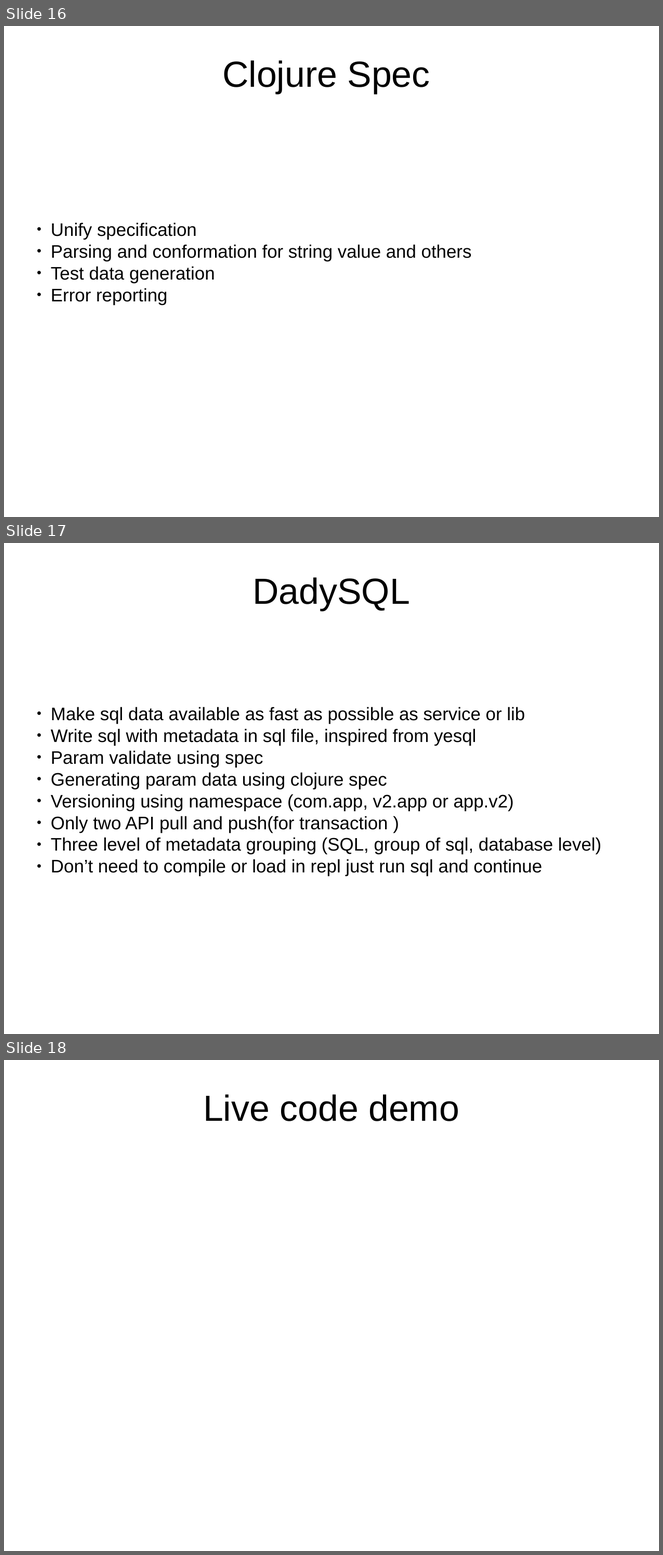
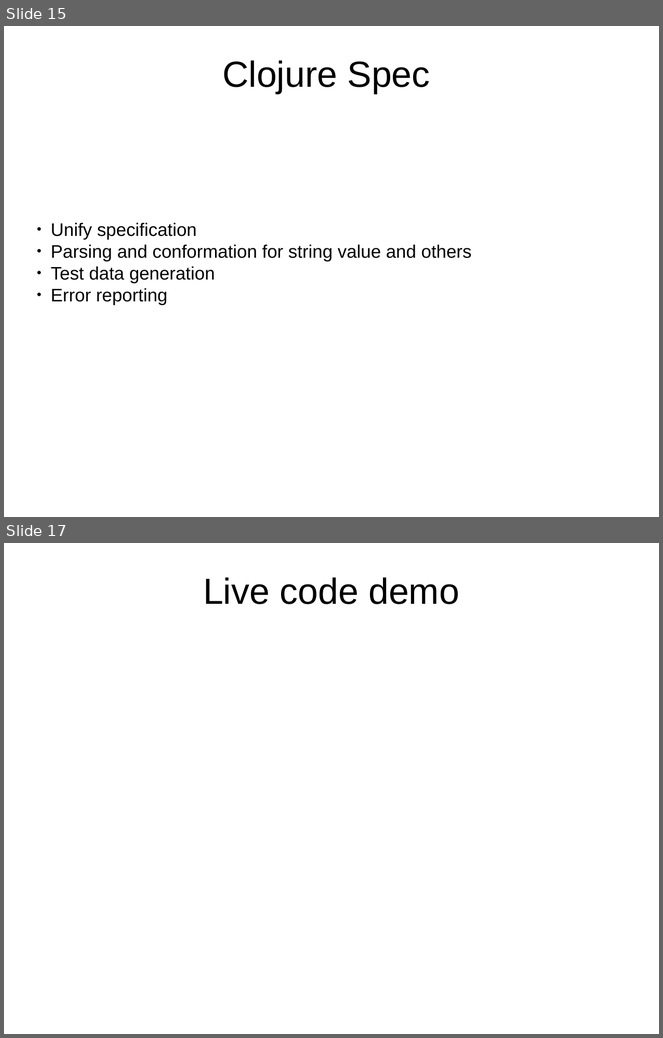
Before and after one commit to Mamun/prac, a slide deck: slide.odp. Shown one above the other, each under a label of ours: slides 16, 17 and 18 before the commit, slides 15 and 17 after it; the slides between them are not shown. The pictures are 663x1555 and 663x1038 pixels, drawn with LibreOffice and Linux fonts; fonts in the diff are those of the drawing; background and template pictures are left out. Boxes give left, top, right and bottom in pixels: in the first picture for what was removed or moved away, otherwise in the second. Text is boxed around its words. In the diff, an @@ line names an element or a change of style, - is before the commit and + after.

```diff
--- a/slide.odp
+++ b/slide.odp
@@ slide 17 removed at (4, 543, 659, 1034), background picture (left out) @@
@@ title removed at (253, 577, 410, 611) @@
-DadySQL
@@ subtitle removed at (51, 707, 601, 876) @@
-● Make sql data available as fast as possible as service or lib
-● Write sql with metadata in sql file, inspired from yesql
-● Param validate using spec
-● Generating param data using clojure spec
-● Versioning using namespace (com.app, v2.app or app.v2)
-● Only two API pull and push(for transaction )
-● Three level of metadata grouping (SQL, group of sql, database level)
-● Don’t need to compile or load in repl just run sql and continue
@@ what was slide 16 is now slide 15 @@
@@ what was slide 18 is now slide 17 @@
```
Also in this commit, not shown: 5 slides changed, 7 other files.
